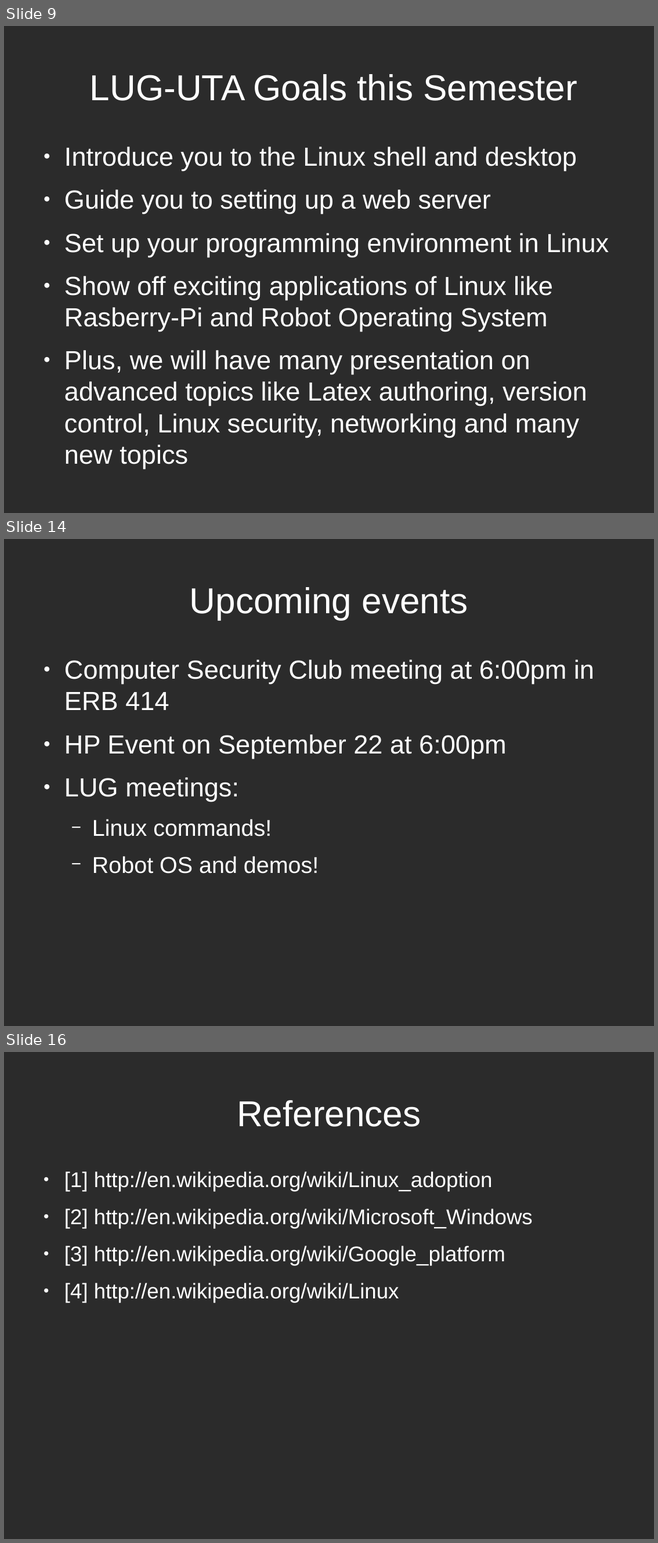
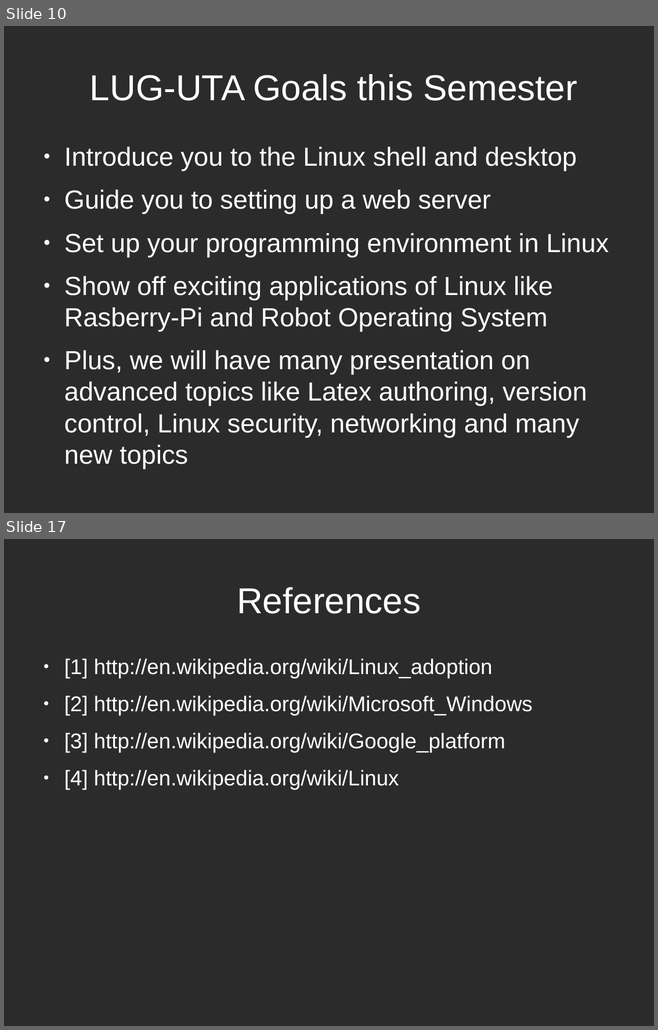
Before and after one commit to LUGatUTA/Presentations-Public, a slide deck: intro_linux_LUG/LUG_Intro_Linux.odp. Shown one above the other, each under a label of ours: slides 9, 14 and 16 before the commit, slides 10 and 17 after it; the slides between them are not shown. The pictures are 658x1543 and 658x1030 pixels, drawn with LibreOffice and Linux fonts; fonts in the diff are those of the drawing; background and template pictures are left out; a plain dark background stands for a picture behind light text. Boxes give left, top, right and bottom in pixels: in the first picture for what was removed or moved away, otherwise in the second. Text is boxed around its words. In the diff, an @@ line names an element or a change of style, - is before the commit and + after.

Commit message:
Updated presentation made on September 30th. New installation videos created.
Adds pictures.
Virtualbox installation.

```diff
--- a/intro_linux_LUG/LUG_Intro_Linux.odp
+++ b/intro_linux_LUG/LUG_Intro_Linux.odp
@@ slide 14 removed at box(4, 539, 654, 1026), background picture (left out) @@
@@ title removed at box(190, 587, 467, 620) @@
-Upcoming events
@@ text removed at box(64, 660, 594, 874) @@
-● Computer Security Club meeting at 6:00pm in ERB 414
-● HP Event on September 22 at 6:00pm
-● LUG meetings:
-  − Linux commands!
-  − Robot OS and demos!
@@ what was slide 9 is now slide 10 @@
@@ what was slide 16 is now slide 17 @@
```
Also in this commit, not shown: 7 slides changed, 2 slides added, 1 other file.
